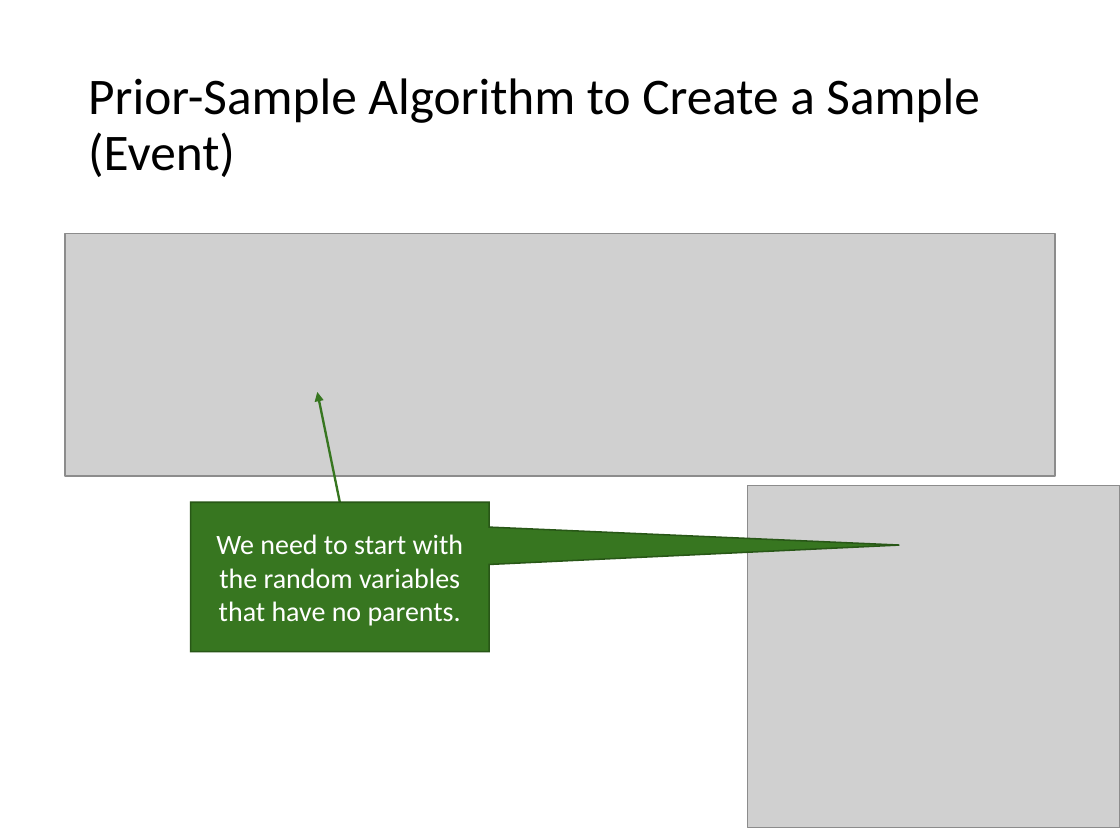
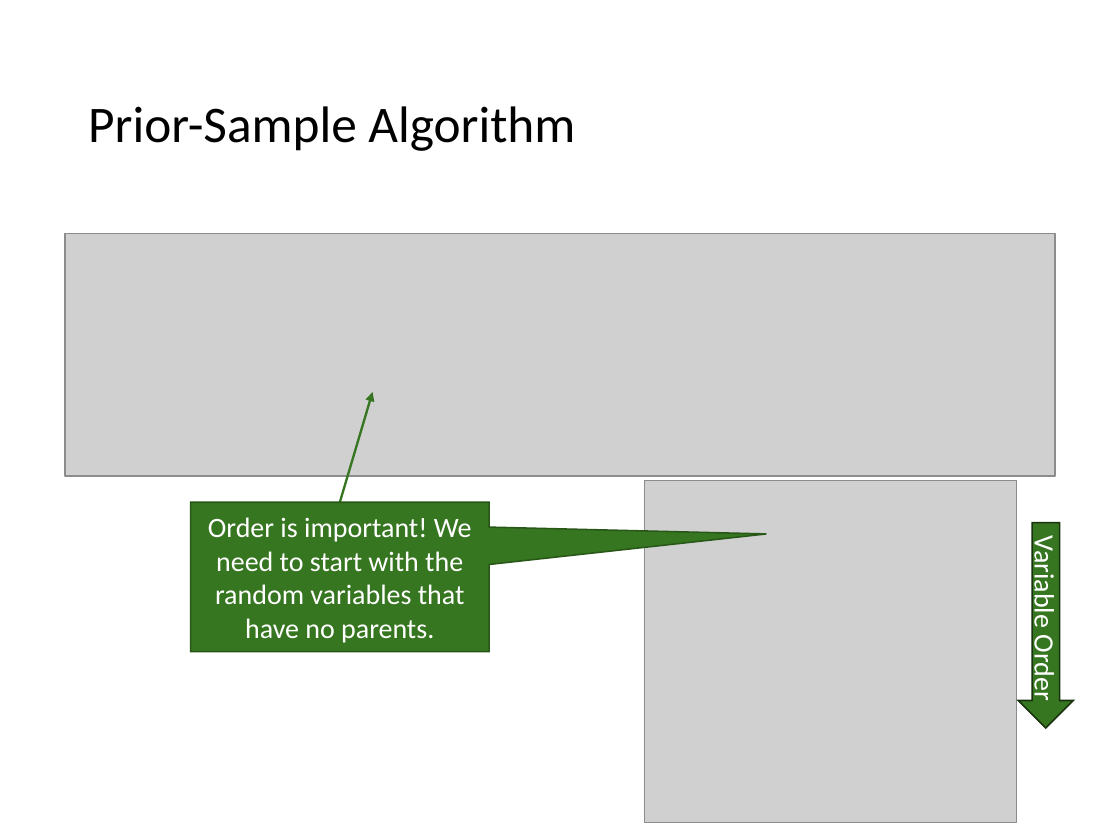
Before and after one commit to mhahsler/CS7320-AI, a slide deck: slide 29 of slides/13_bayes_nets.pptx. Drawn at 1120x840 pixels with LibreOffice and Linux fonts; fonts in the diff are those of the drawing; grey boxes stand for pictures. Boxes give left, top, right and bottom in pixels: in the first picture for what was removed or moved away, otherwise in the second. Text is boxed around its words. In the diff, an @@ line names an element or a change of style, - is before the commit and + after.

```diff
--- a/slides/13_bayes_nets.pptx
+++ b/slides/13_bayes_nets.pptx
@@ title at (88,106,575,151): text changed @@
-Prior-Sample Algorithm to Create a Sample (Event)
+Prior-Sample Algorithm
@@ arrow moved from (339, 502) - (317, 392) to (339, 502) - (373, 392) @@
@@ speech box "Order is important! We need ..." at (190,502,489,651): proportions changed @@
@@ picture: place and size @@
-picture at (747,485,1120,828)
+picture at (644,480,1017,823)
@@ text in speech box at (208,517,472,643): text changed @@
-We need to start with the random variables that have no parents.
+Order is important! We need to start with the random variables that have no parents.
@@ down arrow added at (1018,523,1073,728), fill #377620, outline #18340E 1 pt, 18 pt, text #FFFFFF @@
+Variable Order
```
Also in this commit, not shown: 27 other slides changed, 3 other files.
